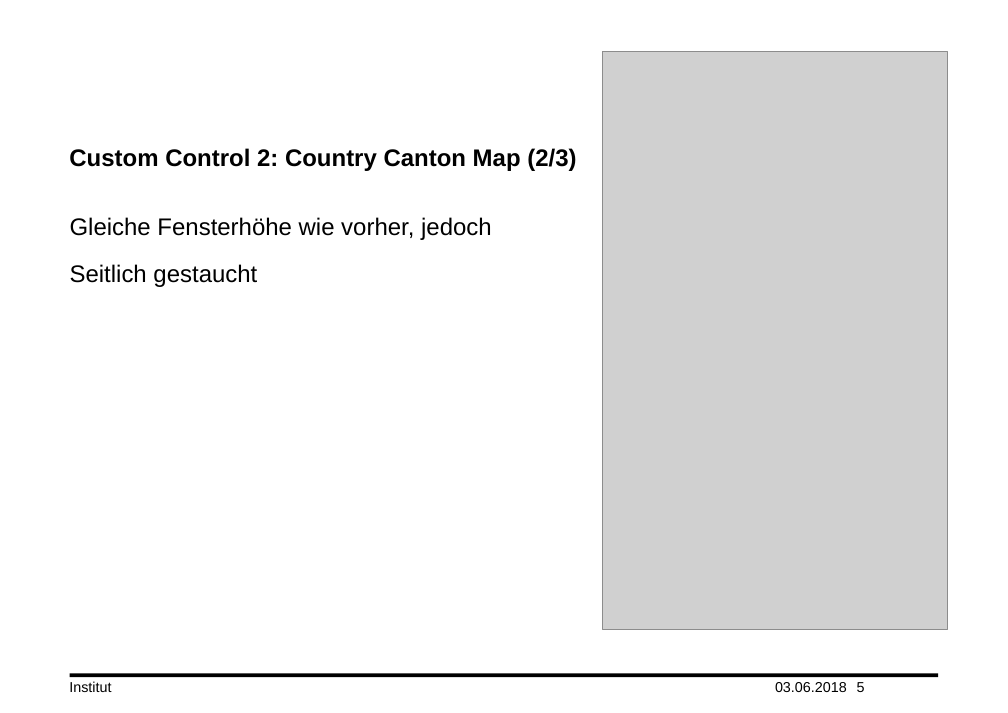
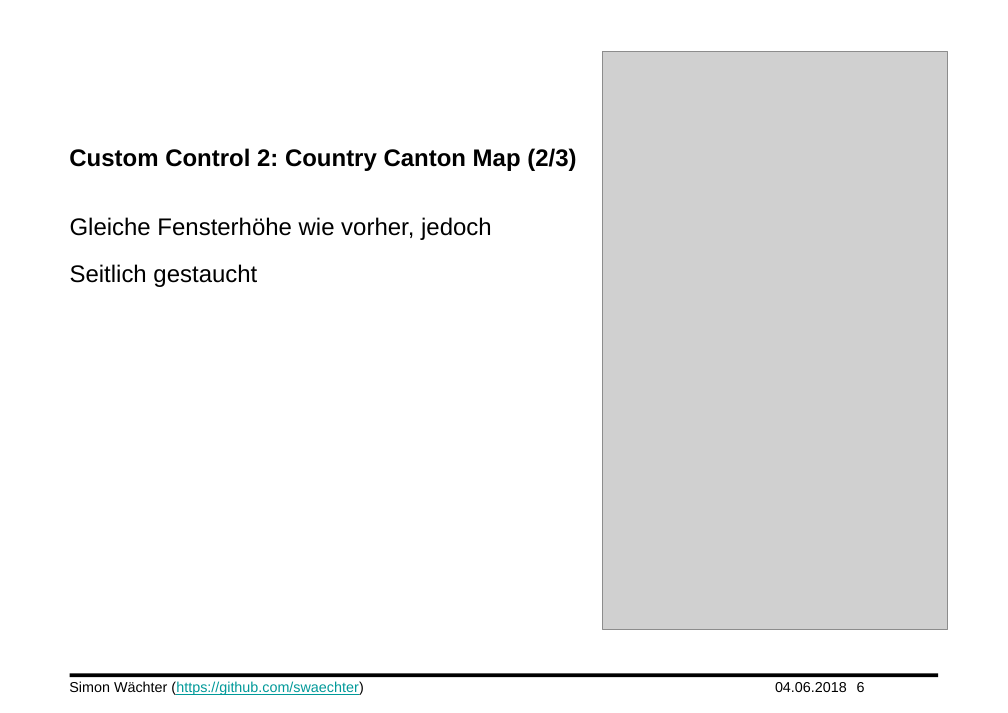
Before and after one commit to daiibee/hydropower-cc-swaechter, a slide deck: slide 6 of doc/cuie_FS18_Simon_Waechter.pptx (slide 5 before the commit). Drawn at 1008x713 pixels with LibreOffice and Linux fonts; fonts in the diff are those of the drawing; grey boxes stand for pictures; background and template pictures are left out. Boxes give left, top, right and bottom in pixels: in the first picture for what was removed or moved away, otherwise in the second. Text is boxed around its words. In the diff, an @@ line names an element or a change of style, - is before the commit and + after.

```diff
--- a/doc/cuie_FS18_Simon_Waechter.pptx
+++ b/doc/cuie_FS18_Simon_Waechter.pptx
@@ text at bbox=[69, 681, 364, 695]: text changed; text colour #000000 to #009999 @@
-Institut
+Simon Wächter (https://github.com/swaechter)
@@ text at bbox=[775, 682, 847, 692]: text changed @@
-03.06.2018
+04.06.2018
@@ page number at bbox=[857, 682, 865, 692]: text changed @@
-5
+6
```
Also in this commit, not shown: 5 other slides changed, 1 slide added, 2 other files.
